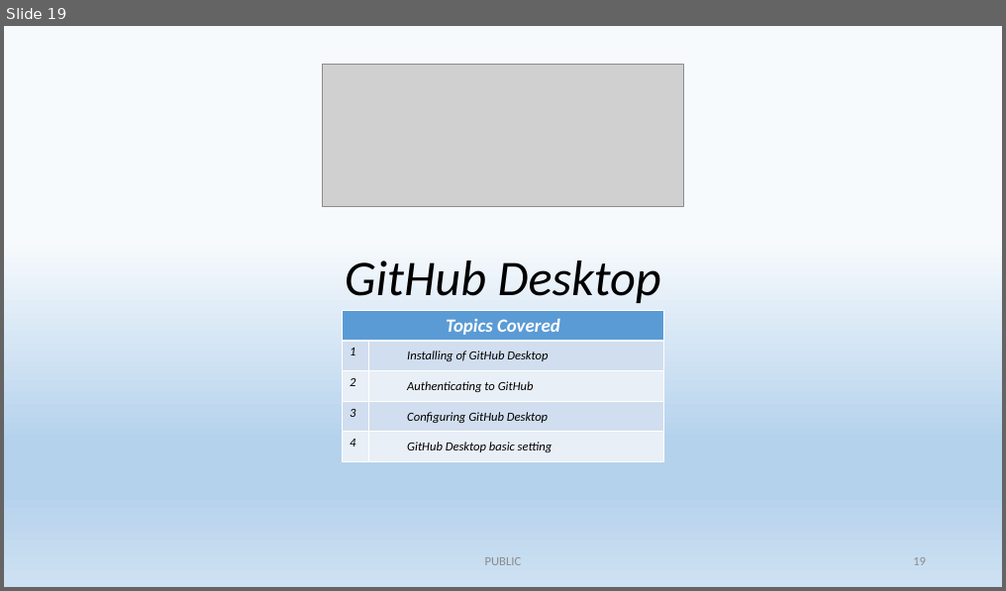
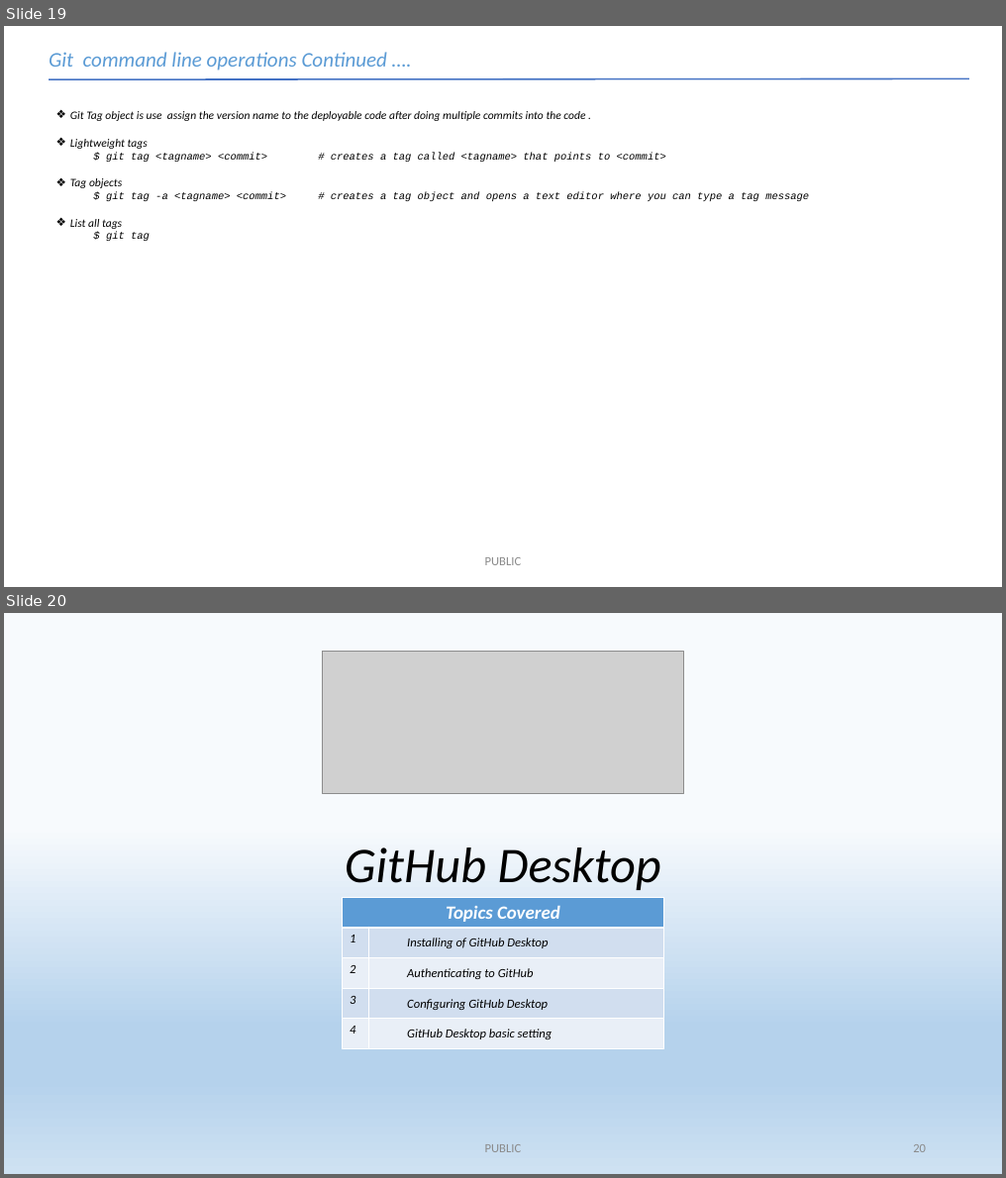
Before and after one commit to rakesh100282/Git-1, a slide deck: Git-V 0.1.pptx. Shown one above the other, each under a label of ours: slide 19 before the commit, slides 19 and 20 after it. The pictures are 1006x591 and 1006x1178 pixels, drawn with LibreOffice and Linux fonts; fonts in the diff are those of the drawing; grey boxes stand for pictures. Boxes give left, top, right and bottom in pixels: in the first picture for what was removed or moved away, otherwise in the second. Text is boxed around its words. In the diff, an @@ line names an element or a change of style, - is before the commit and + after.

```diff
--- a/Git-V 0.1.pptx
+++ b/Git-V 0.1.pptx
@@ slide 19 added at bbox=[4, 26, 1002, 587], background #FFFFFF @@
@@ text added at bbox=[49, 52, 388, 71], 20 pt, text #5B9BD5, italic @@
+Git command line operations Continued ….
@@ line added from (49, 79) to (969, 79), #4472C4 1.5 pt @@
@@ text added at bbox=[70, 111, 809, 241], 10 pt, text #000000, italic @@
+❖ Git Tag object is use assign the version name to the deployable code after doing multiple commits into the code .
+❖ Lightweight tags
+  $ git tag <tagname> <commit> # creates a tag called <tagname> that points to <commit>
+❖ Tag objects
+  $ git tag -a <tagname> <commit> # creates a tag object and opens a text editor where you can type a tag message
+❖ List all tags
+  $ git tag
@@ text added at bbox=[485, 558, 522, 566], 12 pt, text #8C8C8C @@
+PUBLIC
@@ what was slide 19 is now slide 20 @@
@@ page number at bbox=[913, 1145, 926, 1153]: text changed @@
-19
+20
```
Also in this commit, not shown: 8 slides changed.
